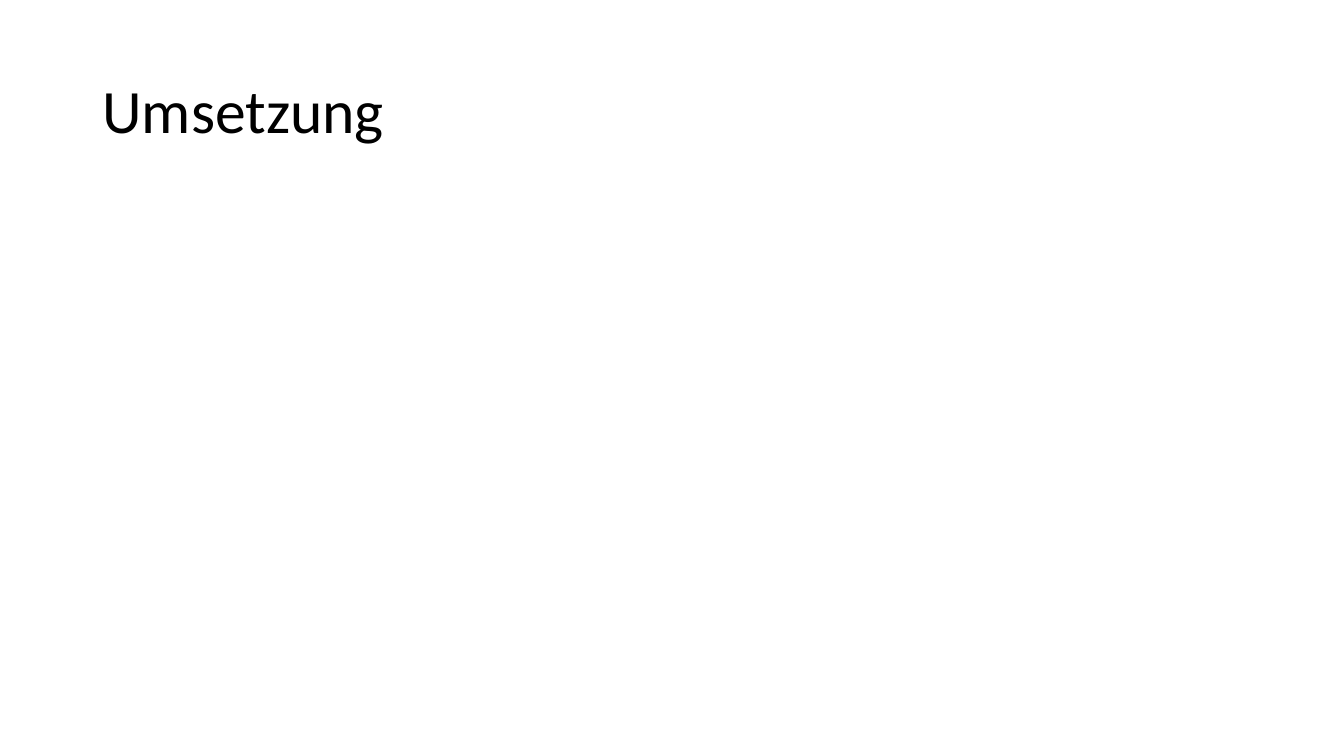
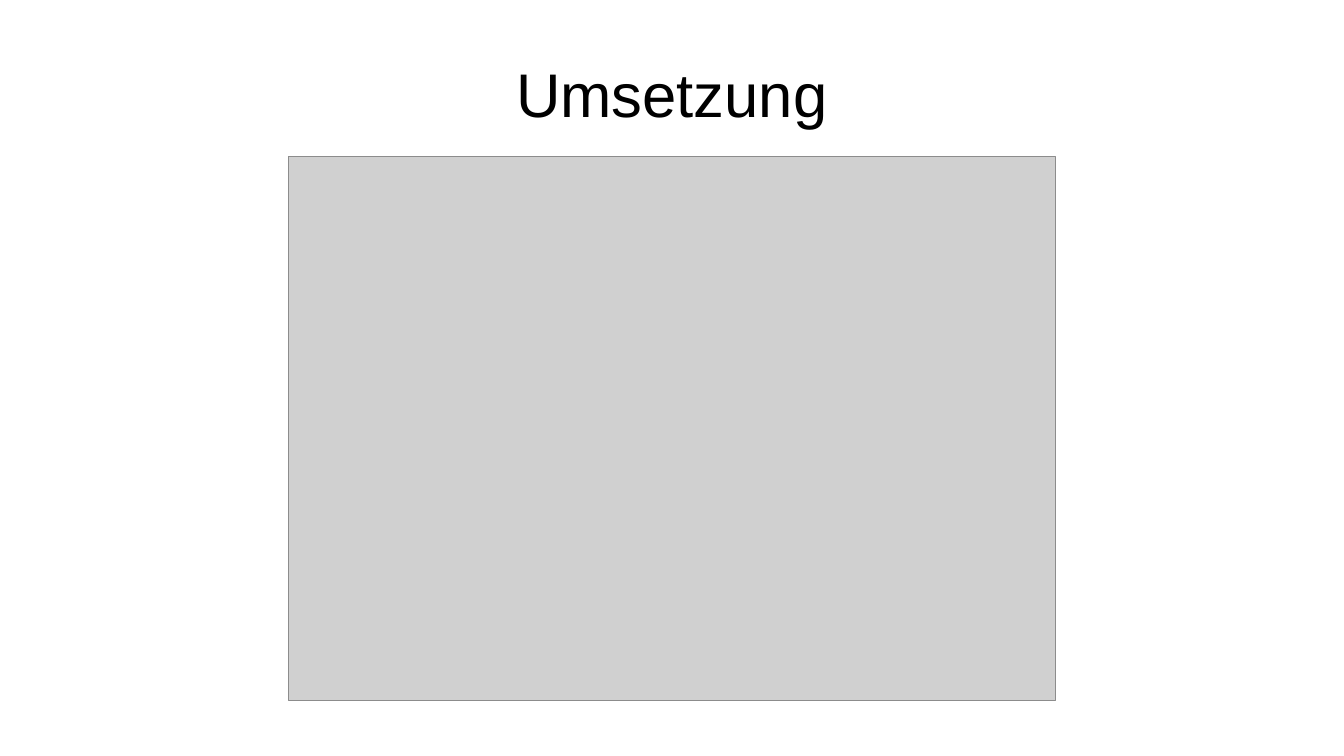
Before and after one commit to RocketRider/UnrealCup, a slide deck: slide 7 of doc/Präsi/UnrealCup.pptx. Drawn at 1344x756 pixels with LibreOffice and Linux fonts; fonts in the diff are those of the drawing; grey boxes stand for pictures; background and template pictures are left out. Boxes give left, top, right and bottom in pixels: in the first picture for what was removed or moved away, otherwise in the second. Text is boxed around its words. In the diff, an @@ line names an element or a change of style, - is before the commit and + after.

```diff
--- a/doc/Präsi/UnrealCup.pptx
+++ b/doc/Präsi/UnrealCup.pptx
@@ title "Umsetzung": place and size @@
-title "Umsetzung" at [102,93,383,144]
+title "Umsetzung" at [516,74,827,129]
@@ title "Umsetzung" at [516,74,827,129]: font Calibri to Arial; alignment left to centre; line spacing 0.9 to 1 @@
@@ picture added at [288,156,1055,701] @@
```
Also in this commit, not shown: 7 other slides changed, 3 slides added, 1 slide removed.
